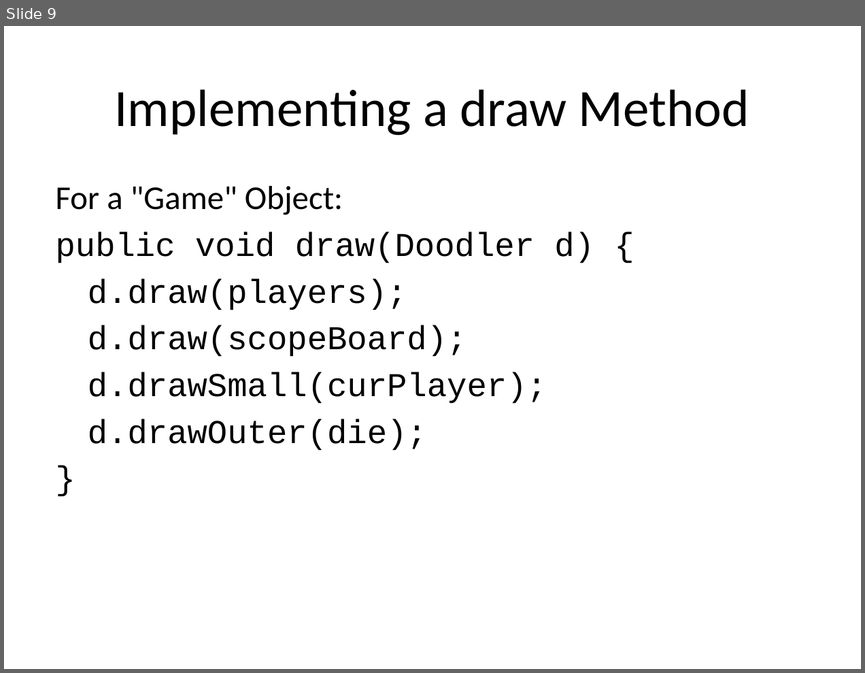
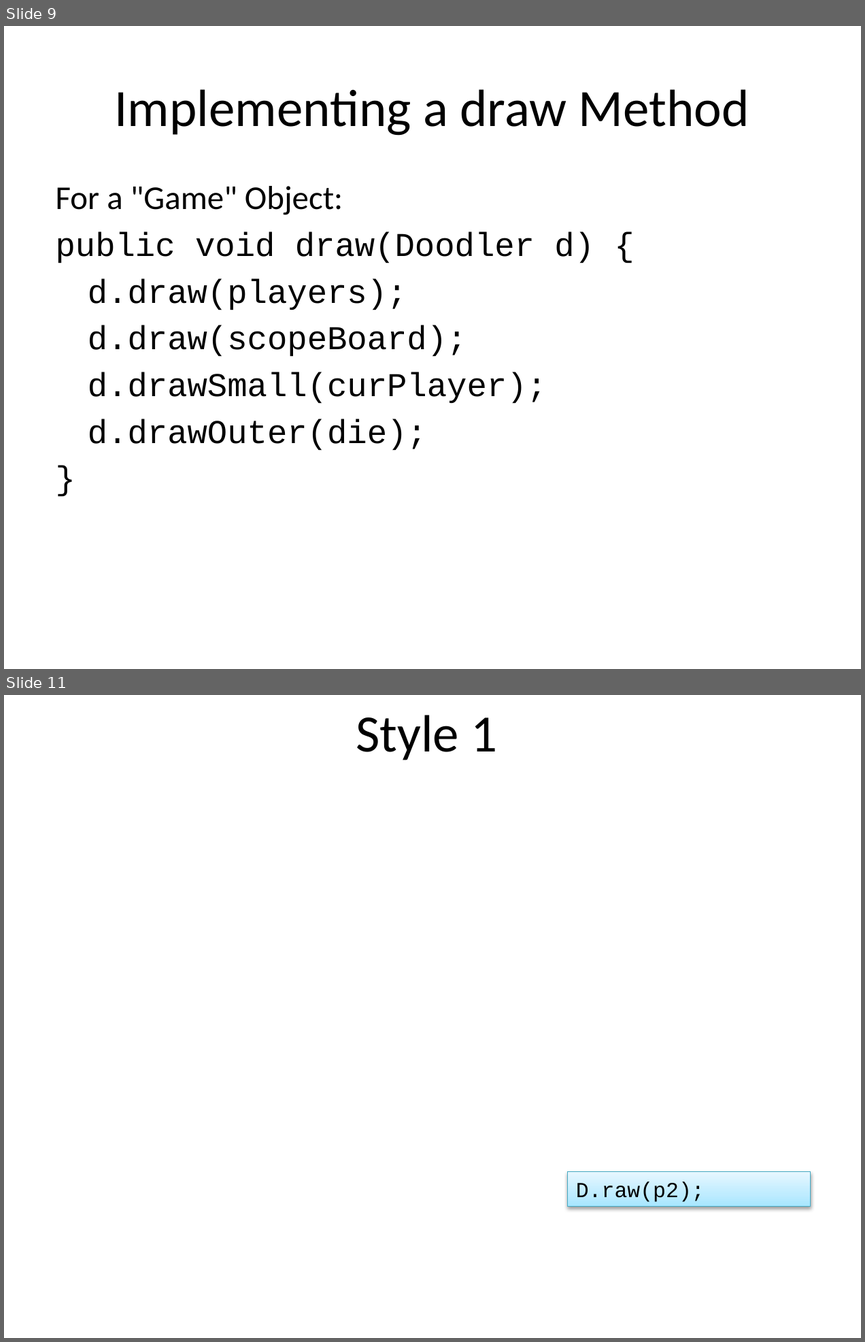
Before and after one commit to CedricReichenbach/DoodleDebug, a slide deck: presentation/Visualizing Objects in Java.pptx. Shown one above the other, each under a label of ours: slide 9 before the commit, slides 9 and 11 after it; the slides between them are not shown. The pictures are 865x673 and 865x1342 pixels, drawn with LibreOffice and Linux fonts; fonts in the diff are those of the drawing; background and template pictures are left out. Boxes give left, top, right and bottom in pixels: in the first picture for what was removed or moved away, otherwise in the second. Text is boxed around its words. In the diff, an @@ line names an element or a change of style, - is before the commit and + after.

```diff
--- a/presentation/Visualizing Objects in Java.pptx
+++ b/presentation/Visualizing Objects in Java.pptx
@@ slide 11 added at box(4, 695, 861, 1338), background picture (left out) @@
@@ text added at box(356, 715, 497, 760), 44 pt, text #000000 @@
+Style 1
@@ rectangle added at box(567, 1172, 809, 1206), fill gradient #A7E6FF to #C1EDFF to #E7F8FF, outline #46AAC5 0.75 pt, 18 pt, text #000000 @@
+D.raw(p2);
```
Also in this commit, not shown: 2 slides changed, 5 other slides added, 7 slides removed, 2 other files.
